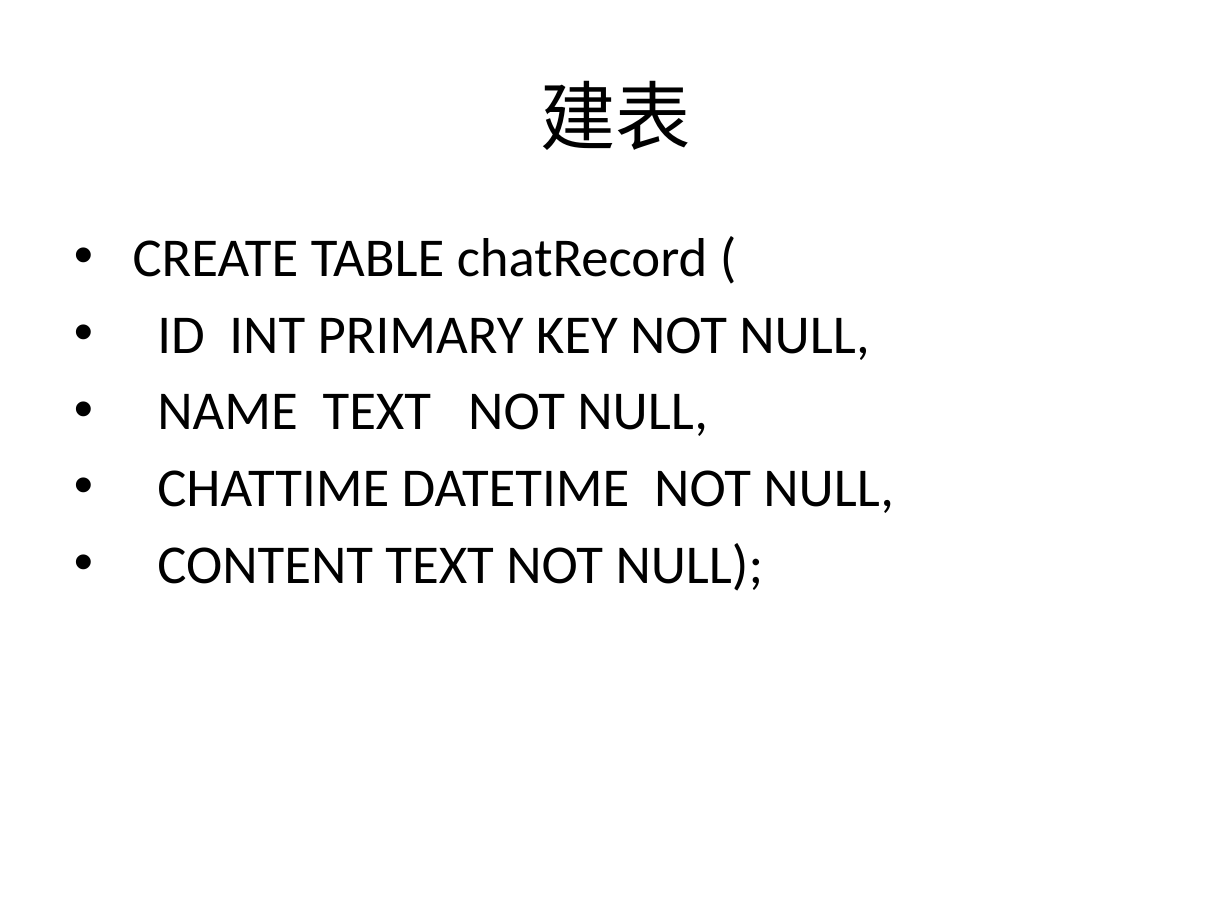
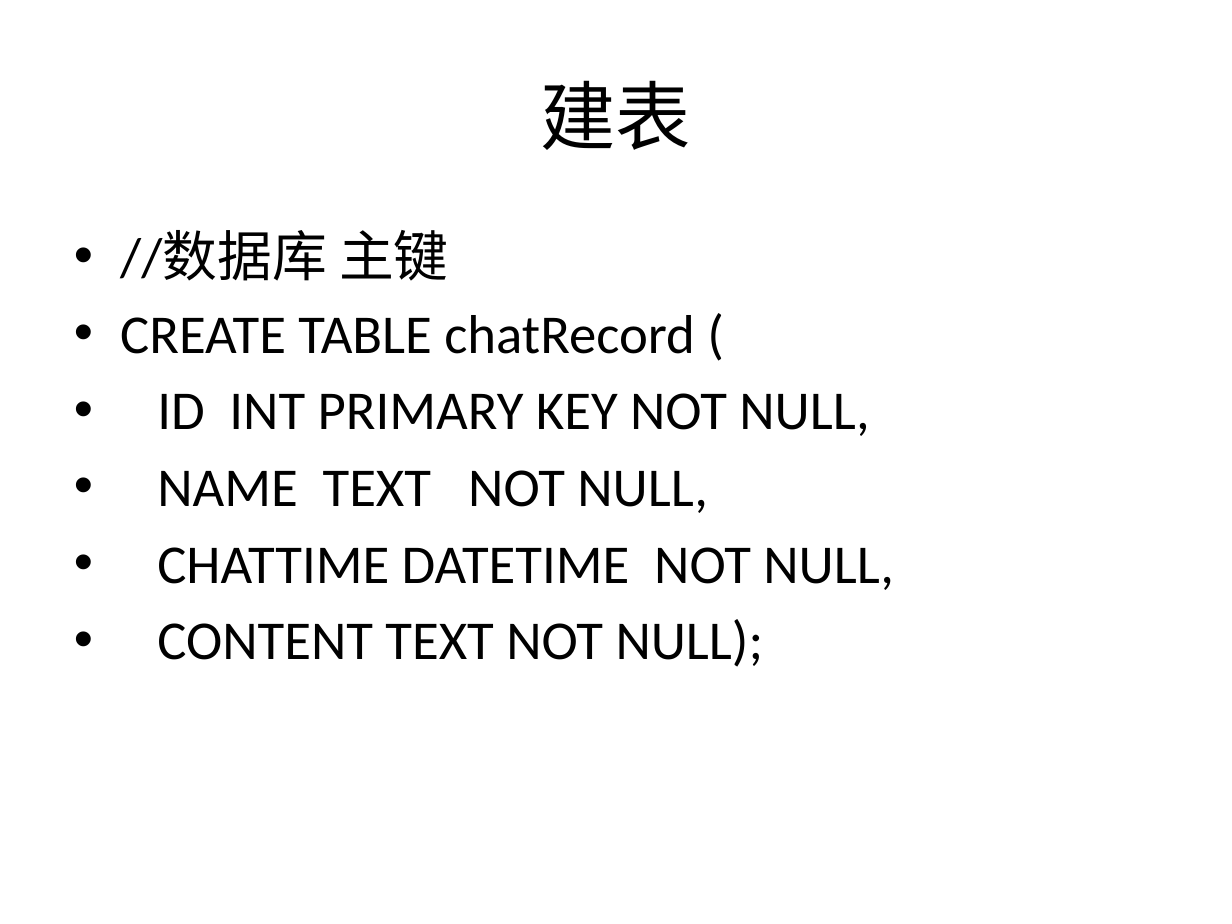
Before and after one commit to cd-vr1class/C-, a slide deck: slide 2 of 2016-10-10/数据库.pptx. Drawn at 1232x924 pixels with LibreOffice and Linux fonts; fonts in the diff are those of the drawing. Boxes give left, top, right and bottom in pixels: in the first picture for what was removed or moved away, otherwise in the second. Text is boxed around its words. In the diff, an @@ line names an element or a change of style, - is before the commit and + after.

```diff
--- a/2016-10-10/数据库.pptx
+++ b/2016-10-10/数据库.pptx
@@ text at [120, 230, 449, 281]: paragraph added @@
+• //数据库 主键
```
Also in this commit, not shown: 1 other slide changed, 3 other files.
